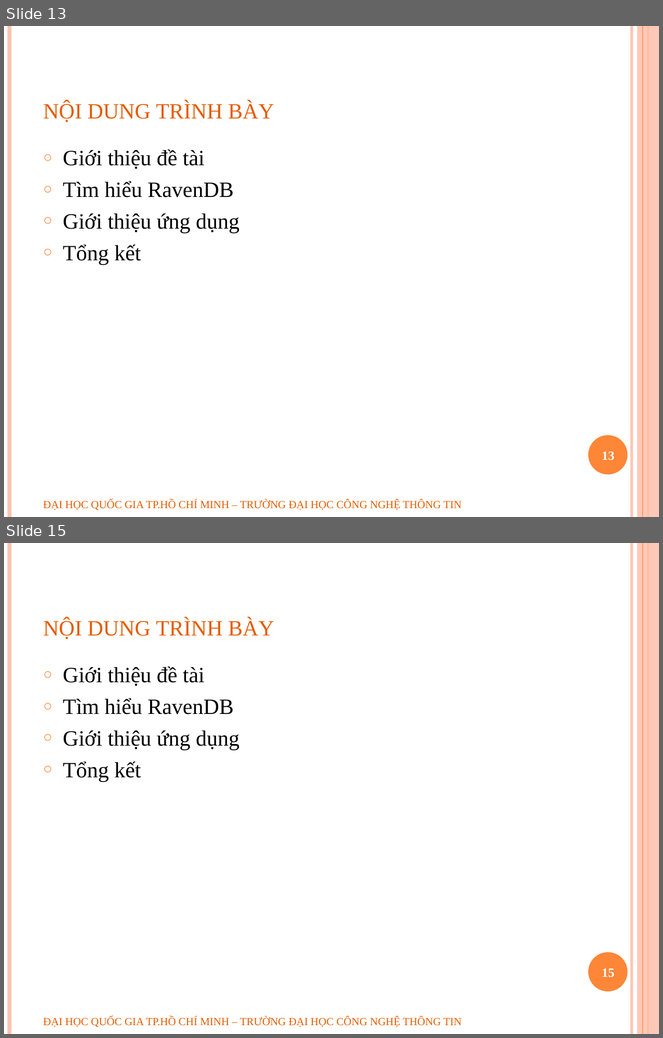
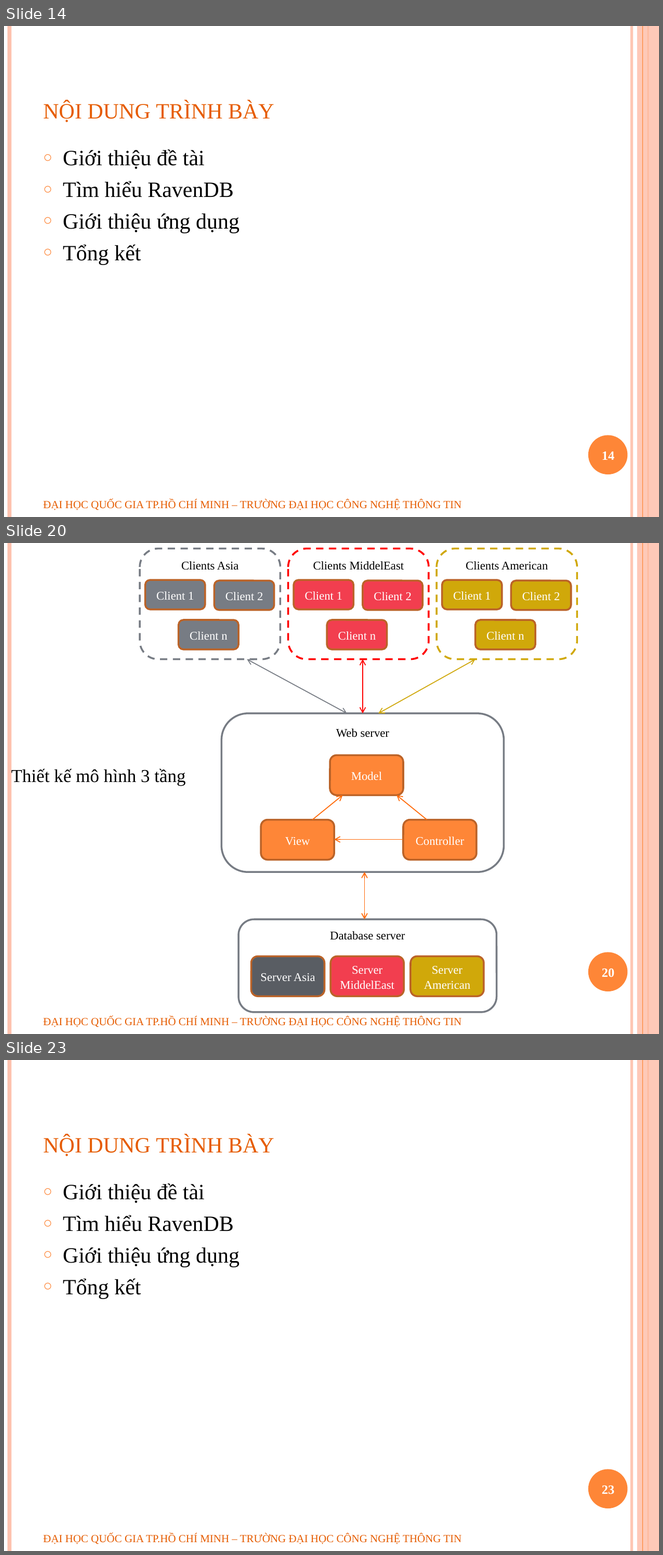
Before and after one commit to geovip/nosqlravendbuit, a slide deck: Document/slide bao cao.pptx. Shown one above the other, each under a label of ours: slides 13 and 15 before the commit, slides 14, 20 and 23 after it; the slides between them are not shown. The pictures are 663x1038 and 663x1555 pixels, drawn with LibreOffice and Linux fonts; fonts in the diff are those of the drawing; background and template pictures are left out. Boxes give left, top, right and bottom in pixels: in the first picture for what was removed or moved away, otherwise in the second. Text is boxed around its words. In the diff, an @@ line names an element or a change of style, - is before the commit and + after.

```diff
--- a/Document/slide bao cao.pptx
+++ b/Document/slide bao cao.pptx
@@ slide 20 added at box(4, 543, 659, 1034), background #FFFFFF; not listed: 6 template elements that a slide beside it also shows @@
@@ text added at box(11, 769, 185, 786), 20 pt, text #000000 @@
+Thiết kế mô hình 3 tầng
@@ group added at box(140, 549, 577, 1013): 20 rounded rectangles, 4 double arrows, 3 arrows @@
+Database server
+Server Asia
+Server MiddelEast
+Server American
+Web server
+View
+Model
+Controller
+Clients Asia
+Client n
+Client 1
+Client 2
+Clients American
+Client n
+Client 1
+Client 2
+Clients MiddelEast
+Client n
+Client 1
+Client 2
@@ page number added at box(602, 968, 615, 977), 14 pt, text #FFFFFF, bold @@
+20
@@ text added at box(43, 1017, 462, 1028), 12 pt, text #E65C01 @@
+ĐẠI HỌC QUỐC GIA TP.HỒ CHÍ MINH – TRƯỜNG ĐẠI HỌC CÔNG NGHỆ THÔNG TIN
@@ what was slide 13 is now slide 14 @@
@@ page number at box(602, 452, 615, 460): text changed @@
-13
+14
@@ what was slide 15 is now slide 23 @@
@@ page number at box(602, 1486, 615, 1495): text changed @@
-15
+23
```
Also in this commit, not shown: 7 slides changed, 9 other slides added.
